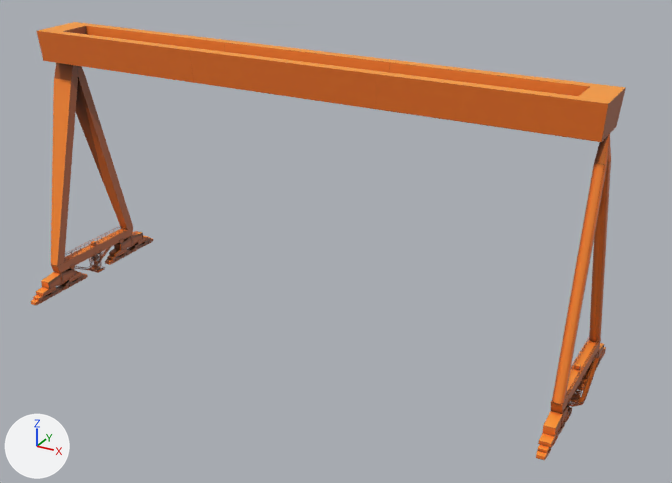
Before and after pictures for a commit that changed the glTF model apps/shell/public/models/goliath_crane_body.glb.
Before and after are seen from a 50 mm camera at (97.2, -159.9, 103.0) aimed at (9.0, 0.4, 22.8). The axes (+X, +Y, +Z) are drawn at lower left. The lights are the same throughout. The older version comes first. Vertices at exactly the same position are counted once.

In view in the first picture: 'Goliath Crane Body'.
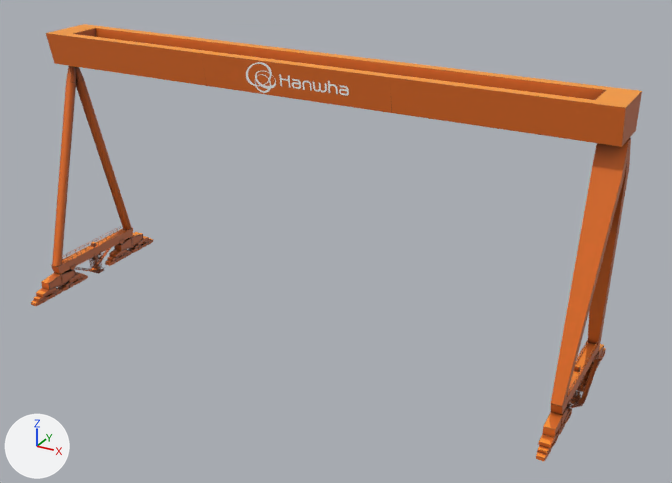
Commit message: feat : mro2 goliath crane 모델 교체

Location of each change, [x1, y1, x2, y2] in pixels of the pictures (672 x 483 px; the box of a moved part takes in the faces that stretch with it):
'Goliath Crane Body', reshaped, moved, turned
    before: [31, 22, 626, 460]
    after: [31, 24, 642, 461]
part 1 of me_goliath_crane_body, added
    after: [246, 62, 349, 96]
part 2 of me_goliath_crane_body, moved or reshaped
    before: [570, 136, 609, 406]
    after: [62, 66, 125, 271]

What the commit changed:
Material 'Material.016' (mat_material_016) is new.
Its base color is (1.0, 1.0, 1.0) (white #ffffff).
me_goliath_crane_body is used by ob_goliath_crane_body; location (0.0, 0.0, 30.94); scale (65.0, 65.0, 65.0).
me_goliath_crane_body had 30140 vertices, 61906 faces and spanned x -1.0..1.0, y -0.34..0.34, z -0.48..0.48.
me_goliath_crane_body now has 32719 vertices, 64495 faces and spans x -1.0..1.0, y -0.34..0.34, z -0.48..0.48.
me_goliath_crane_body part 1: 2579 vertices added at x -0.2..0.24, y -0.09..0.1, z 0.37..0.47.
me_goliath_crane_body part 2: 877 vertices moved within x 0.94..1.0, y -0.33..0.33, z -0.48..0.37.
Other edits to the shape of me_goliath_crane_body do not show in these pictures.
me_goliath_crane_body gains material mat_material_016 (white #ffffff).
In object 'Goliath Crane Body' (ob_goliath_crane_body), parent is now set to ob_goliath.
Object 'Goliath Crane Body' (ob_goliath_crane_body) moves from (0.0, 0.0, 30.94) to (1.251, 0.17, 31.85).
Object 'Goliath Crane Body' (ob_goliath_crane_body) turns from (0, 0, 0) to (0, 0, -174) degrees about x, y and z.
Object 'Goliath' (ob_goliath) is new.
Its location is (0.867, 0.00238, -1.174).
Its rotation in degrees is (0, 0, -5.9).
